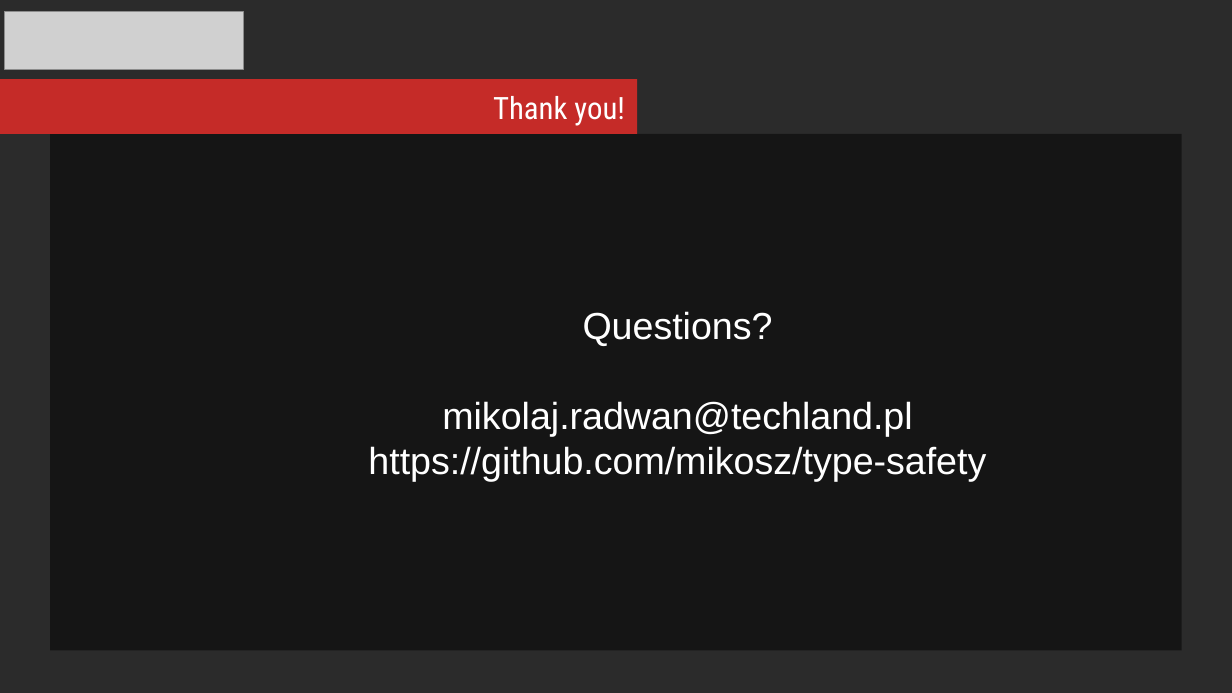
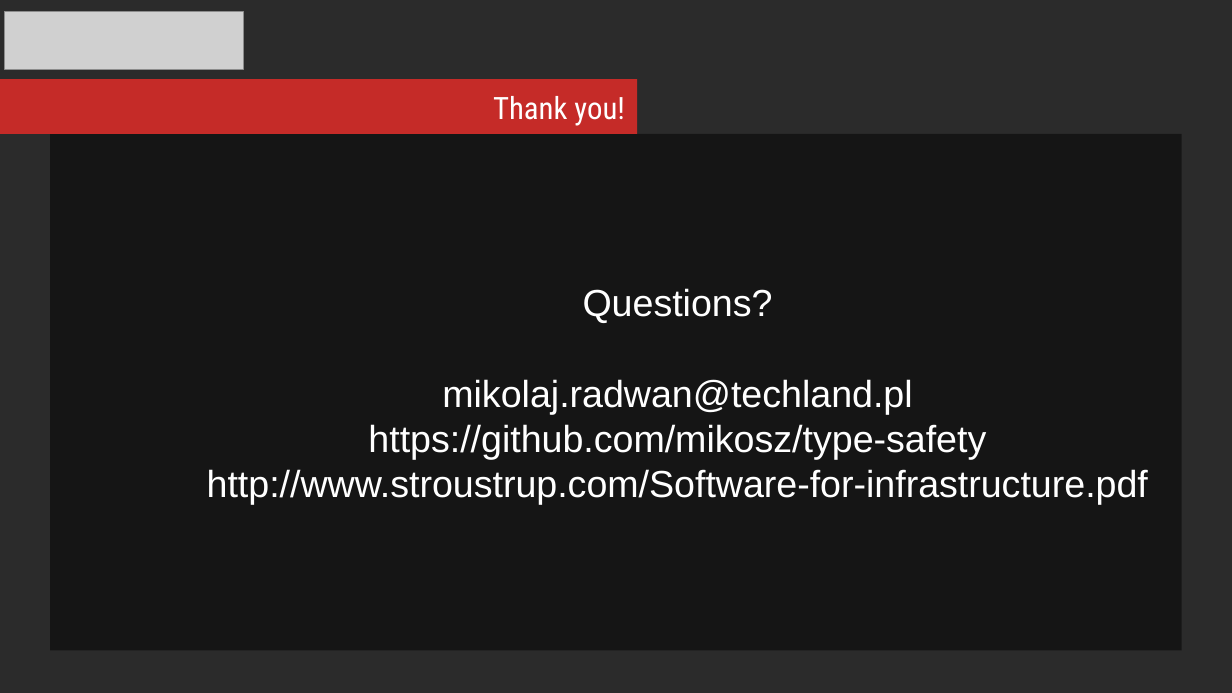
Before and after one commit to mikosz/type-safety, a slide deck: slide 33 of ask-not-what-you-can-do-for-the-compiler.odp (slide 35 before the commit). Drawn at 1232x693 pixels with LibreOffice and Linux fonts; fonts in the diff are those of the drawing; grey boxes stand for pictures; background and template pictures are left out; a plain dark background stands for a picture behind light text. Boxes give left, top, right and bottom in pixels: in the first picture for what was removed or moved away, otherwise in the second. Text is boxed around its words. In the diff, an @@ line names an element or a change of style, - is before the commit and + after.

```diff
--- a/ask-not-what-you-can-do-for-the-compiler.odp
+++ b/ask-not-what-you-can-do-for-the-compiler.odp
@@ text in rectangle at bbox=[207, 469, 1148, 504]: paragraph added @@
+http://www.stroustrup.com/Software-for-infrastructure.pdf
```
Also in this commit, not shown: 2 other slides changed, 2 slides removed.
